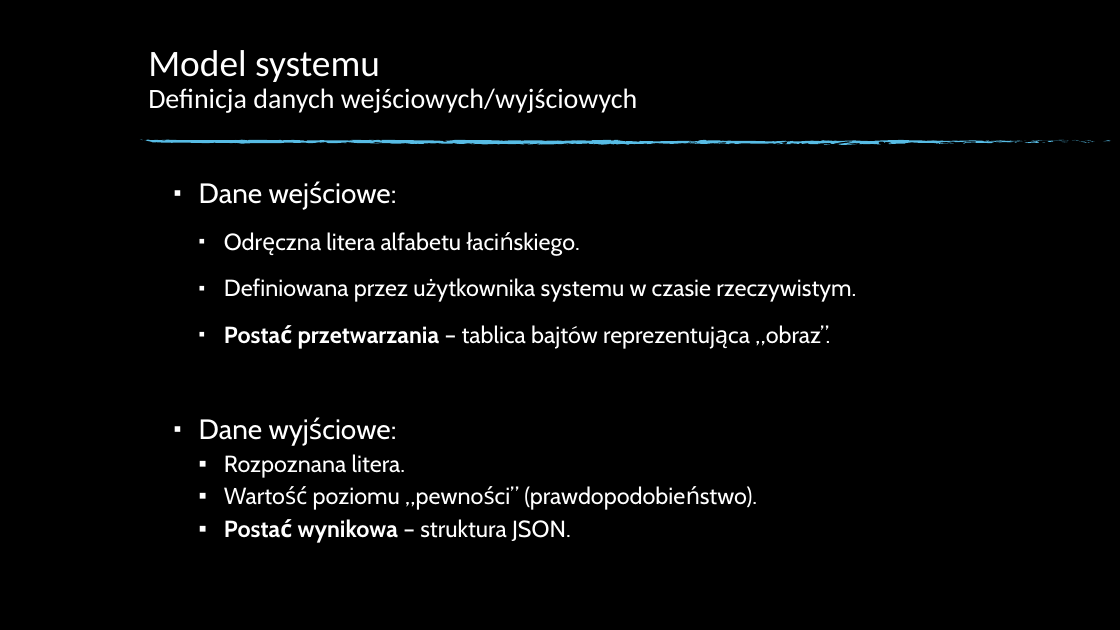
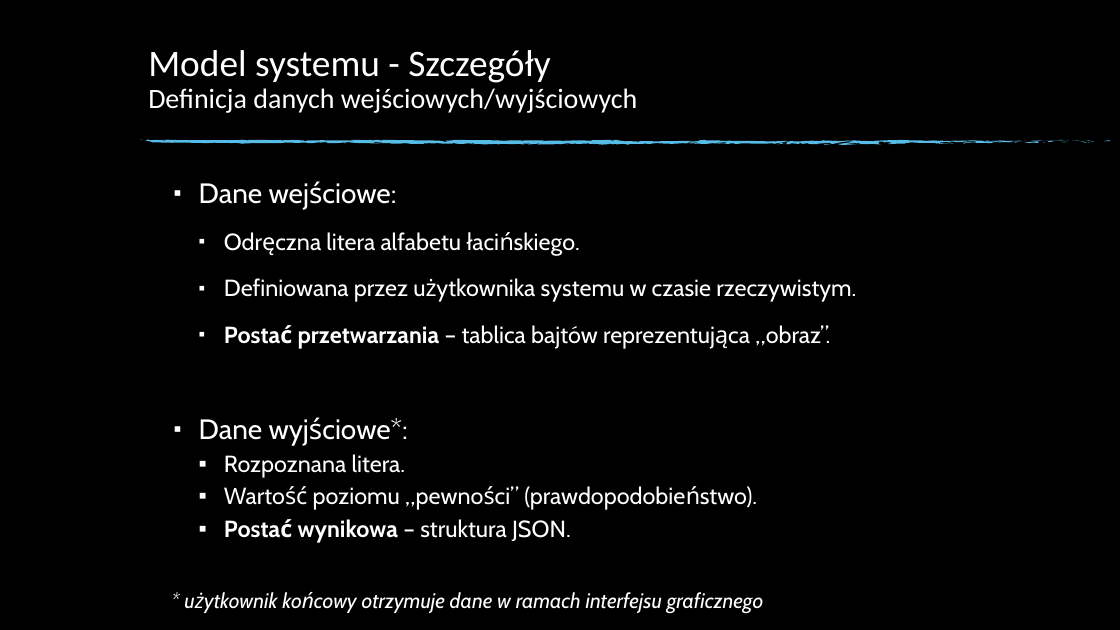
Before and after one commit to primu/BSEProjekt, a slide deck: slide 15 of presentation/PR_1_1.pptx (slide 12 before the commit). Drawn at 1120x630 pixels with LibreOffice and Linux fonts; fonts in the diff are those of the drawing; background and template pictures are left out. Boxes give left, top, right and bottom in pixels: in the first picture for what was removed or moved away, otherwise in the second. Text is boxed around its words. In the diff, an @@ line names an element or a change of style, - is before the commit and + after.

Commit message:
presentation v2
presentation v2

```diff
--- a/presentation/PR_1_1.pptx
+++ b/presentation/PR_1_1.pptx
@@ title at (148,50,637,113): text changed @@
-Model systemu
-Definicja danych wejściowych/wyjściowych
+Model systemu - Szczegóły
+Definicja danych wejściowych/wyjściowych
@@ text added at (362,592,764,614), 18 pt, text #FFFFFF, italic @@
+* użytkownik końcowy otrzymuje dane w ramach interfejsu graficznego
```
Also in this commit, not shown: 4 other slides changed, 11 slides added, 7 slides removed.
